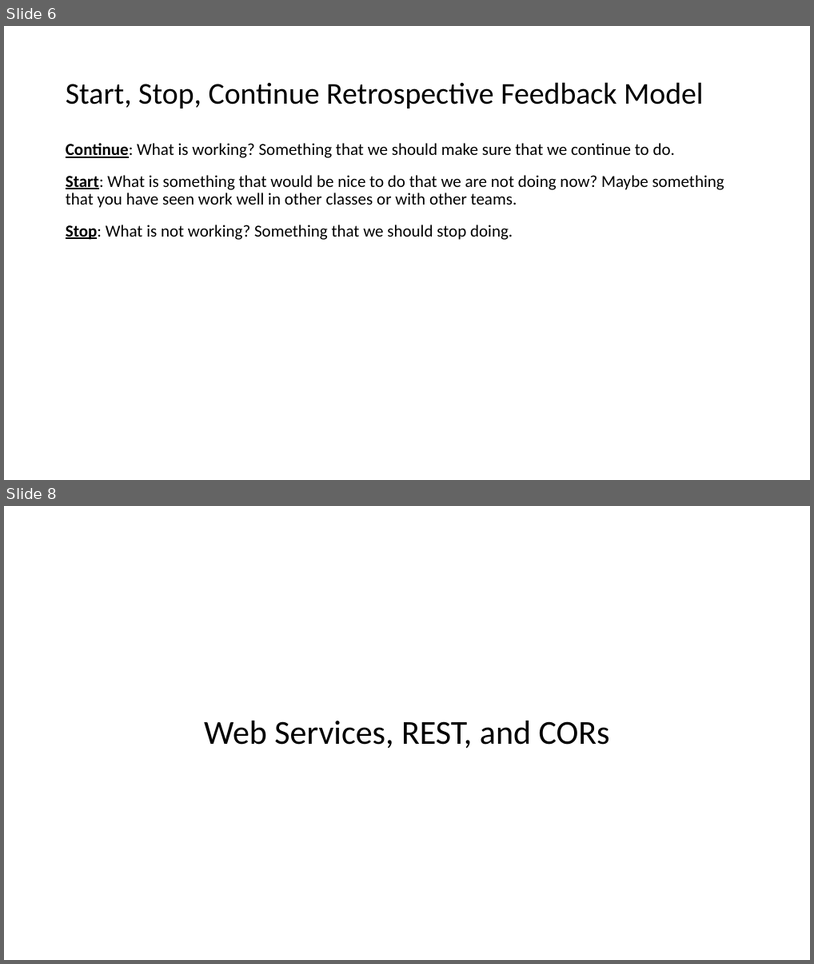
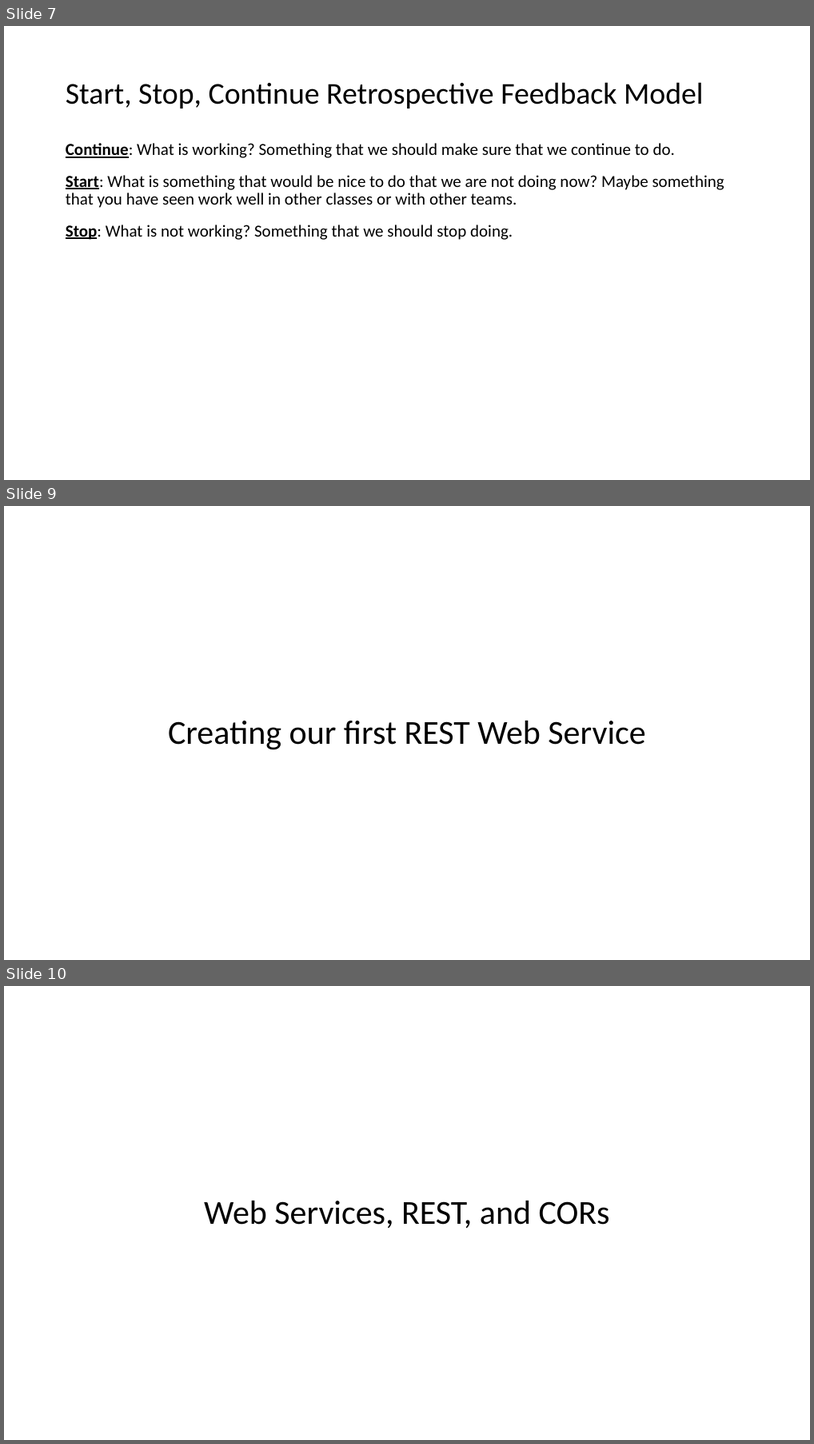
Before and after one commit to EricJPogue/CPSC-24500, a slide deck: lecture-slides/2019-10-25-oop.pptx. Shown one above the other, each under a label of ours: slides 6 and 8 before the commit, slides 7, 9 and 10 after it; the slides between them are not shown. The pictures are 814x964 and 814x1444 pixels, drawn with LibreOffice and Linux fonts; fonts in the diff are those of the drawing. Boxes give left, top, right and bottom in pixels: in the first picture for what was removed or moved away, otherwise in the second. Text is boxed around its words. In the diff, an @@ line names an element or a change of style, - is before the commit and + after.

```diff
--- a/lecture-slides/2019-10-25-oop.pptx
+++ b/lecture-slides/2019-10-25-oop.pptx
@@ slide 9 added at (x1=4, y1=506, x2=810, y2=960), background #FFFFFF @@
@@ title added at (x1=168, y1=720, x2=646, y2=750), 40 pt, text #000000 @@
+Creating our first REST Web Service
@@ what was slide 6 is now slide 7 @@
@@ what was slide 8 is now slide 10 @@
```
Also in this commit, not shown: 2 slides changed, 1 other slide added.
